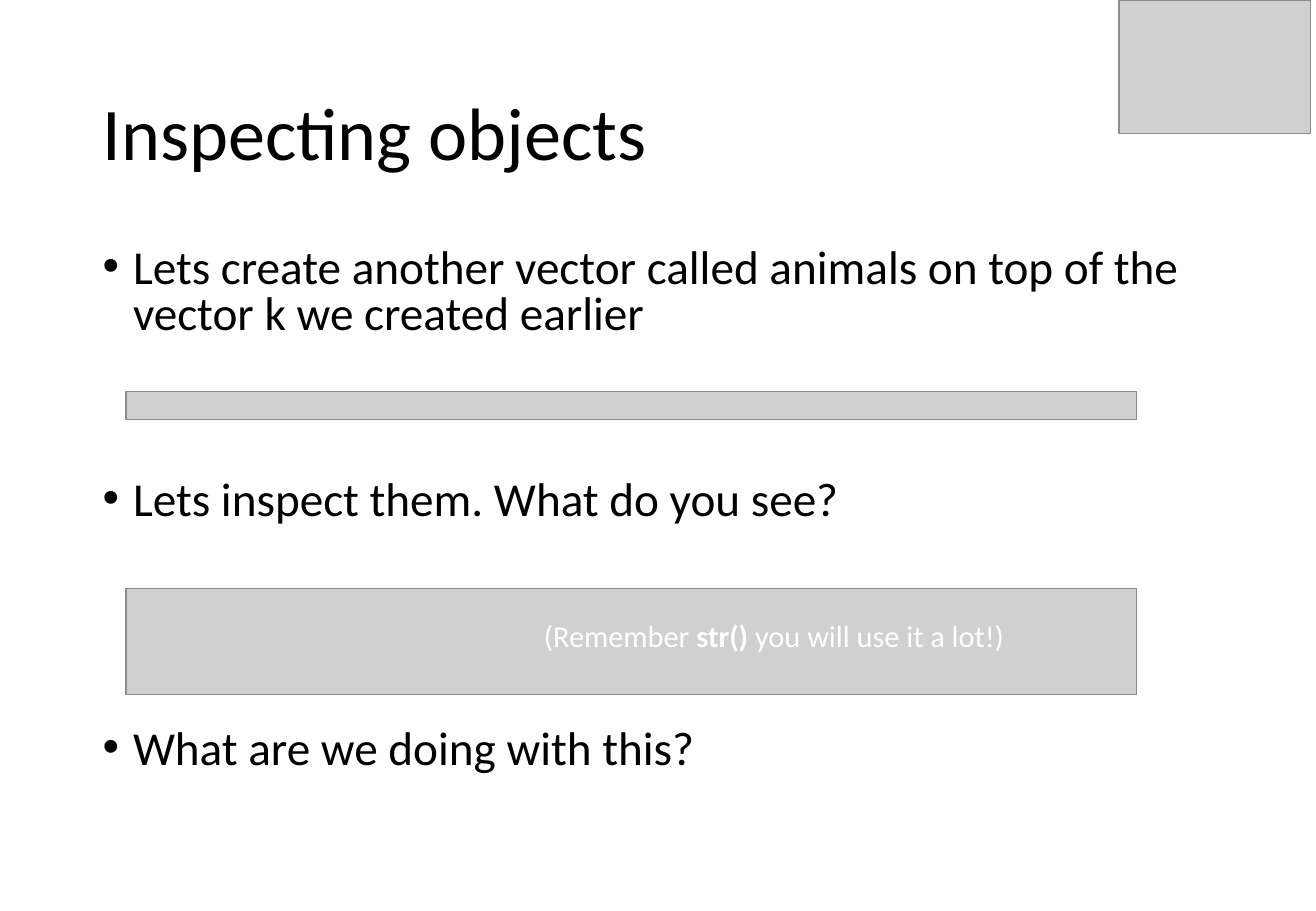
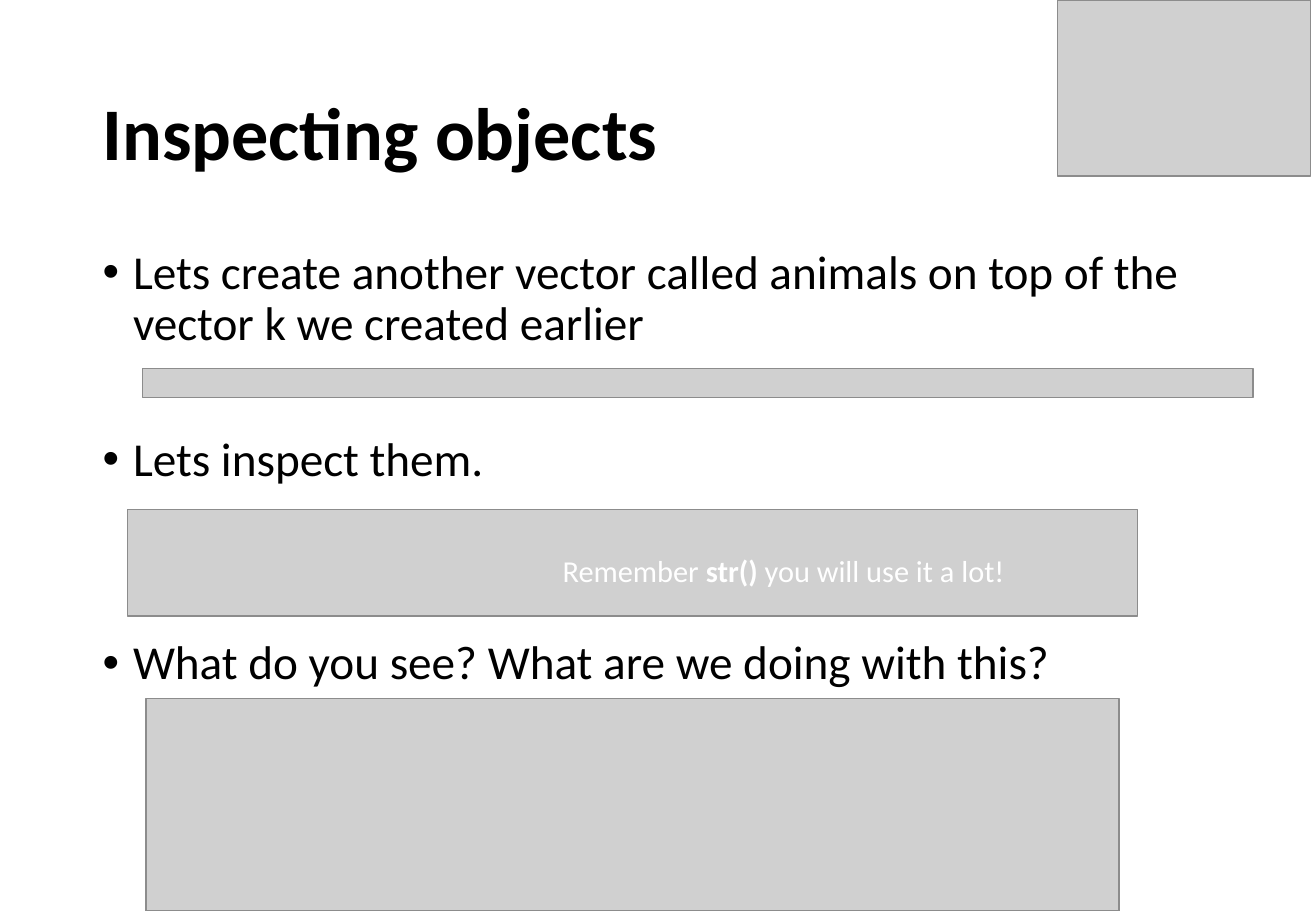
Before and after one commit to ramsyagha/tutorials, a slide deck: slide 20 of Lectures/1_Introduction to R.pptx (slide 16 before the commit). Drawn at 1316x911 pixels with LibreOffice and Linux fonts; fonts in the diff are those of the drawing; grey boxes stand for pictures. Boxes give left, top, right and bottom in pixels: in the first picture for what was removed or moved away, otherwise in the second. Text is boxed around its words. In the diff, an @@ line names an element or a change of style, - is before the commit and + after.

```diff
--- a/Lectures/1_Introduction to R.pptx
+++ b/Lectures/1_Introduction to R.pptx
@@ picture added at <box>1058,0,1311,176</box> @@
@@ title "Inspecting objects" at <box>103,108,657,173</box>: bold on @@
@@ text at <box>133,256,1178,341</box>: line spacing 0.8 to 0.9 @@
@@ picture added at <box>142,369,1253,397</box> @@
@@ picture removed at <box>126,391,1137,420</box> @@
@@ text at <box>133,443,1049,687</box>: text changed @@
-• Lets inspect them. What do you see?
-• What are we doing with this?
+• Lets inspect them.
+• What do you see? What are we doing with this?
@@ picture: place and size @@
-picture at <box>126,588,1137,695</box>
+picture at <box>128,510,1139,617</box>
@@ text at <box>563,560,1004,587</box>: text changed @@
-(Remember str() you will use it a lot!)
+Remember str() you will use it a lot!
@@ picture added at <box>146,699,1119,911</box> @@
```
Also in this commit, not shown: 21 other slides changed, 5 slides added, 1 slide removed.
